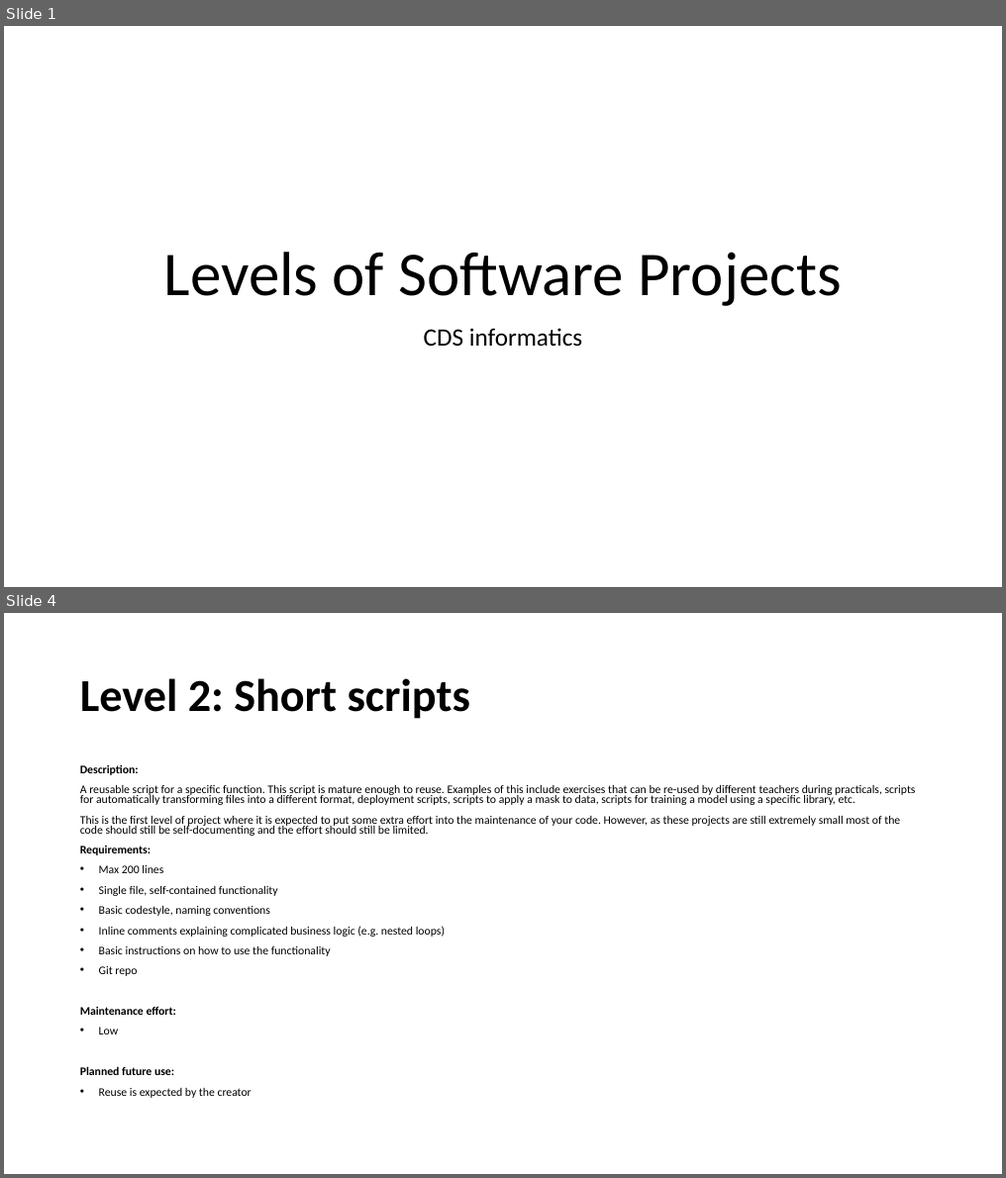
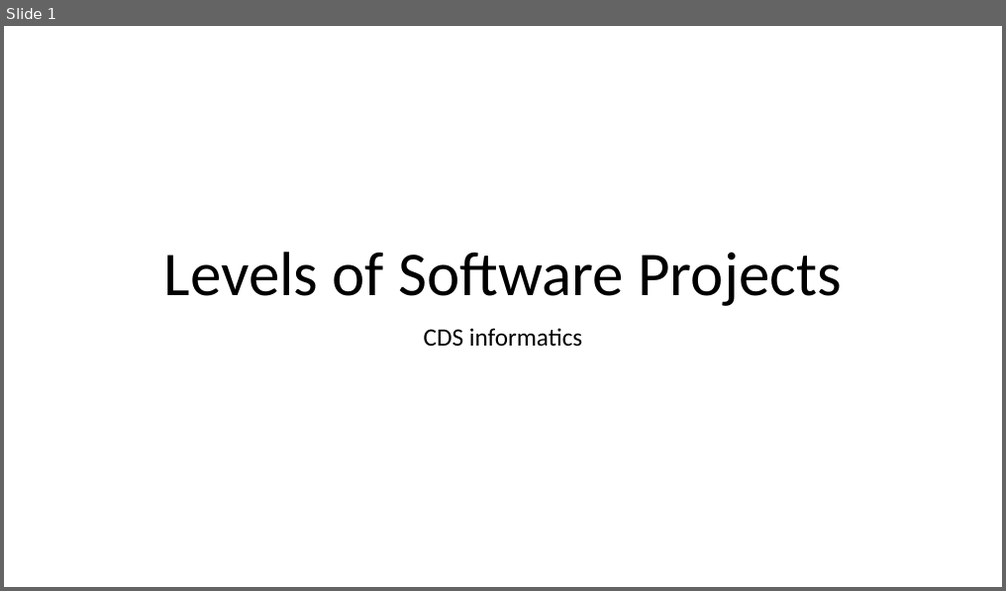
Before and after one commit to MaastrichtU-CDS/general_coding_practices, a slide deck: General Software Engineering/Levels of Software Projects.pptx. Shown one above the other, each under a label of ours: slides 1 and 4 before the commit, slide 1 after it; the slides between them are not shown. The pictures are 1006x1178 and 1006x591 pixels, drawn with LibreOffice and Linux fonts; fonts in the diff are those of the drawing. Boxes give left, top, right and bottom in pixels: in the first picture for what was removed or moved away, otherwise in the second. Text is boxed around its words. In the diff, an @@ line names an element or a change of style, - is before the commit and + after.

```diff
--- a/General Software Engineering/Levels of Software Projects.pptx
+++ b/General Software Engineering/Levels of Software Projects.pptx
@@ slide 4 removed at (4,613,1002,1174), background #FFFFFF @@
@@ title removed at (80,678,470,719) @@
-Level 2: Short scripts
@@ text removed at (80,764,916,1098) @@
-Description:
-A reusable script for a specific function. This script is mature enough to reuse. Examples of this include exercises that can be re-used by different teachers during practicals, scripts for automatically transforming files into a different format, deployment scripts, scripts to apply a mask to data, scripts for training a model using a specific library, etc.
-This is the first level of project where it is expected to put some extra effort into the maintenance of your code. However, as these projects are still extremely small most of the code should still be self-documenting and the effort should still be limited.
-Requirements:
-• Max 200 lines
-• Single file, self-contained functionality
-• Basic codestyle, naming conventions
-• Inline comments explaining complicated business logic (e.g. nested loops)
-• Basic instructions on how to use the functionality
-• Git repo
-Maintenance effort:
-• Low
-Planned future use:
-• Reuse is expected by the creator
```
Also in this commit, not shown: 3 slides changed, 1 slide added, 1 other slide removed, 1 other file.
